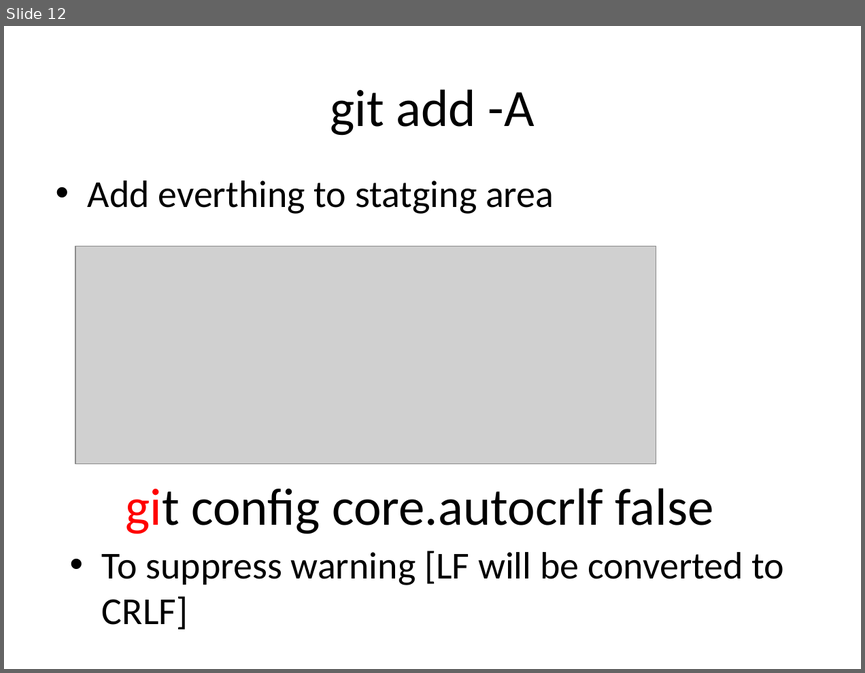
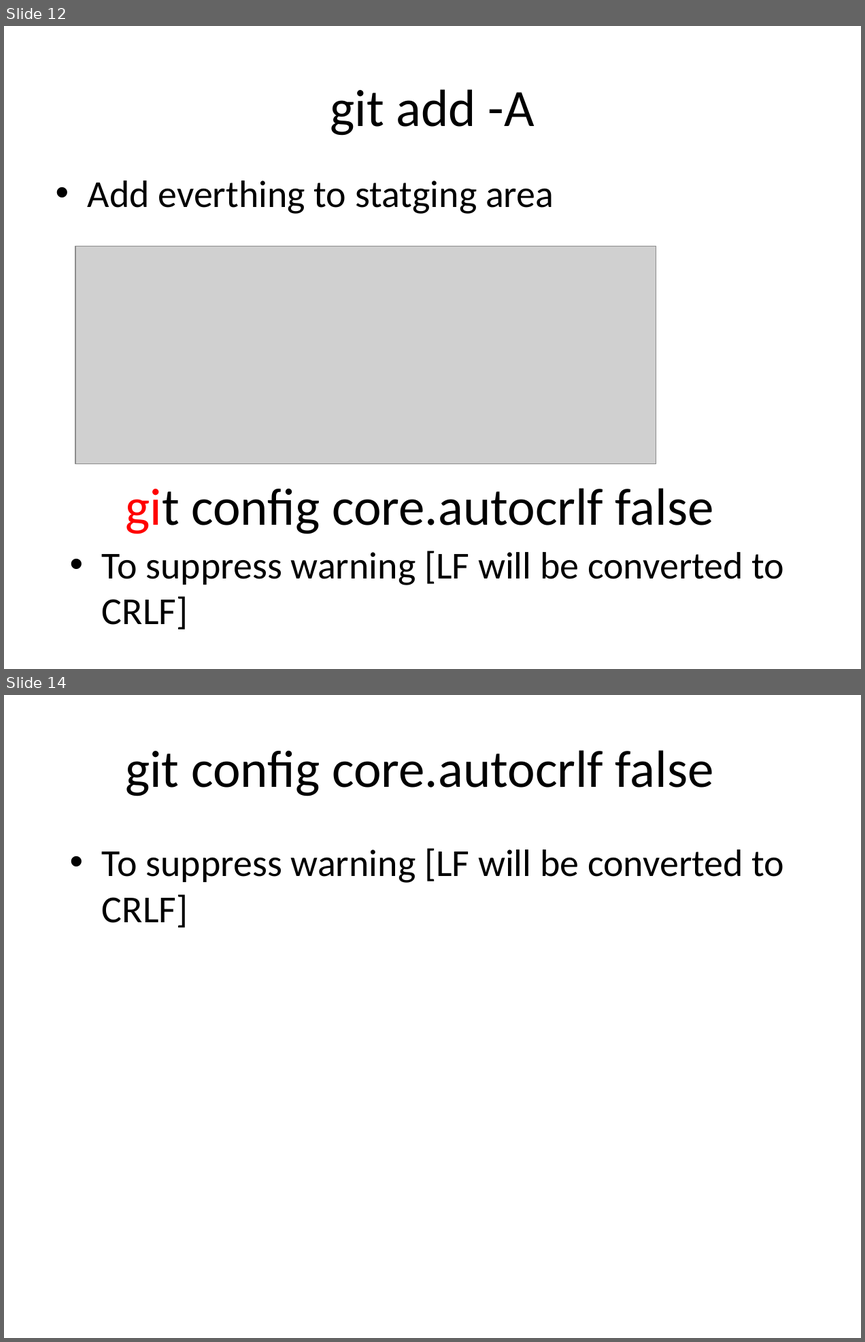
Before and after one commit to sam0505/tab-tacker, a slide deck: VueProj_Git.pptx. Shown one above the other, each under a label of ours: slide 12 before the commit, slides 12 and 14 after it; the slides between them are not shown. The pictures are 865x673 and 865x1342 pixels, drawn with LibreOffice and Linux fonts; fonts in the diff are those of the drawing; grey boxes stand for pictures. Boxes give left, top, right and bottom in pixels: in the first picture for what was removed or moved away, otherwise in the second. Text is boxed around its words. In the diff, an @@ line names an element or a change of style, - is before the commit and + after.

```diff
--- a/VueProj_Git.pptx
+++ b/VueProj_Git.pptx
@@ slide 14 added at (4,695,861,1338), background #FFFFFF @@
@@ text added at (125,750,714,796), 44 pt, text #000000 @@
+git config core.autocrlf false
@@ text added at (102,848,785,928), 32 pt, text #000000 @@
+• To suppress warning [LF will be converted to CRLF]
```
Also in this commit, not shown: 1 slide changed, 16 other slides added.
